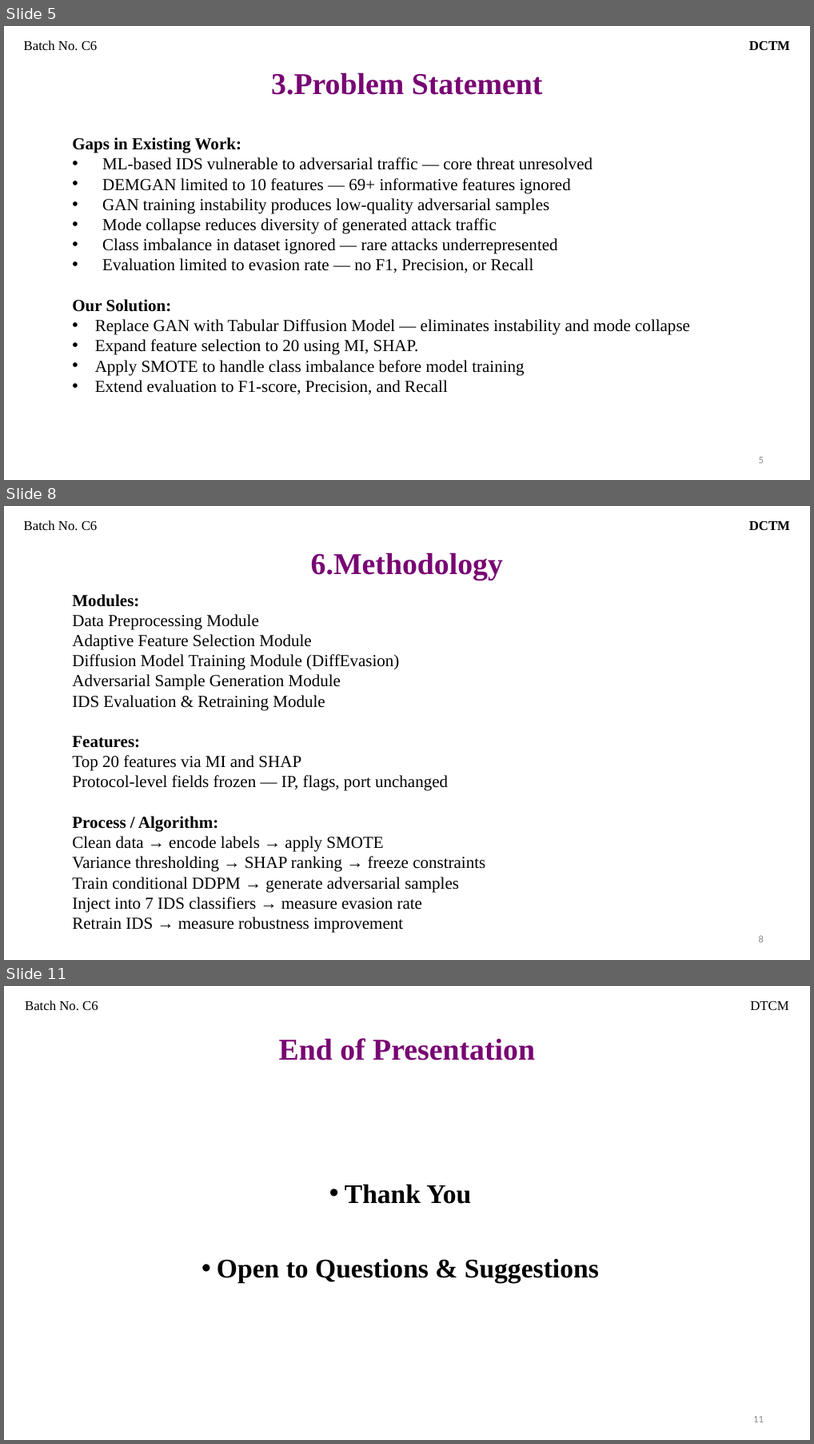
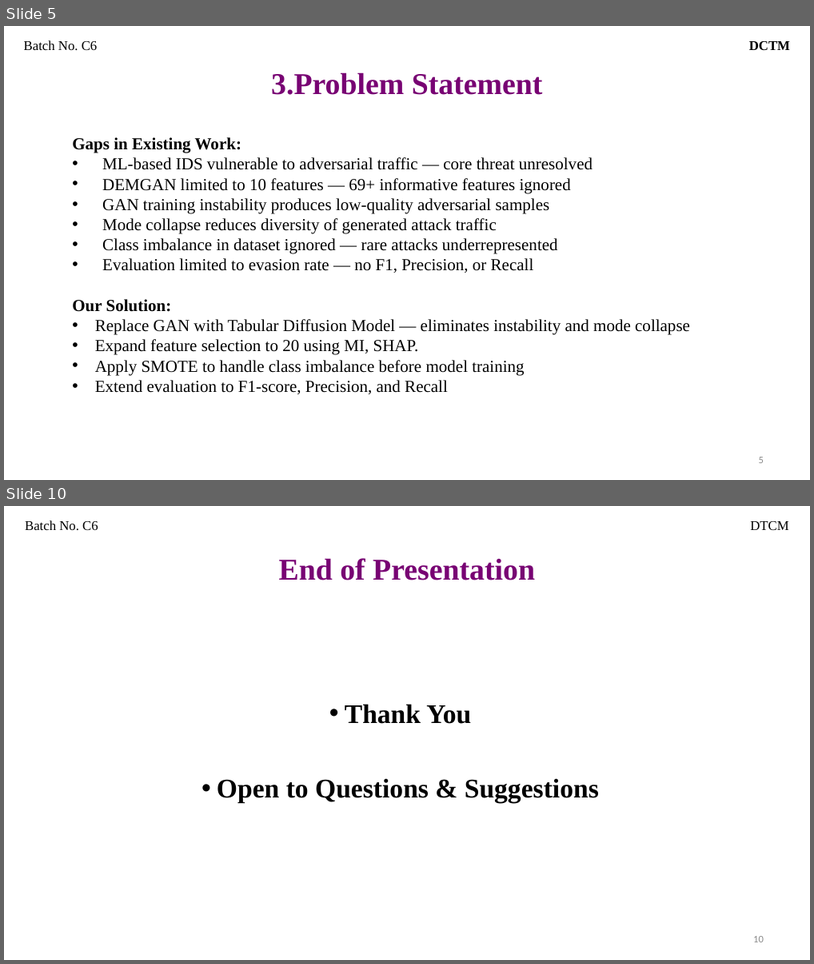
Before and after one commit to Thrinadh-25/DCTM, a slide deck: review 2/ppt main/review 2 c6 dctm.pptx. Shown one above the other, each under a label of ours: slides 5, 8 and 11 before the commit, slides 5 and 10 after it; the slides between them are not shown. The pictures are 814x1444 and 814x964 pixels, drawn with LibreOffice and Linux fonts; fonts in the diff are those of the drawing. Boxes give left, top, right and bottom in pixels: in the first picture for what was removed or moved away, otherwise in the second. Text is boxed around its words. In the diff, an @@ line names an element or a change of style, - is before the commit and + after.

```diff
--- a/review 2/ppt main/review 2 c6 dctm.pptx
+++ b/review 2/ppt main/review 2 c6 dctm.pptx
@@ slide 8 removed at [4, 506, 810, 960], background #FFFFFF @@
@@ text removed at [24, 520, 790, 531] @@
-Batch No. C6 DCTM
@@ title removed at [311, 552, 503, 580] @@
-6.Methodology
@@ text removed at [72, 594, 486, 932] @@
-Modules:
-Data Preprocessing Module
-Adaptive Feature Selection Module
-Diffusion Model Training Module (DiffEvasion)
-Adversarial Sample Generation Module
-IDS Evaluation & Retraining Module
-Features:
-Top 20 features via MI and SHAP
-Protocol-level fields frozen — IP, flags, port unchanged
-Process / Algorithm:
-Clean data → encode labels → apply SMOTE
-Variance thresholding → SHAP ranking → freeze constraints
-Train conditional DDPM → generate adversarial samples
-Inject into 7 IDS classifiers → measure evasion rate
-Retrain IDS → measure robustness improvement
@@ page number removed at [759, 935, 764, 942] @@
-8
@@ what was slide 11 is now slide 10 @@
@@ page number at [754, 936, 764, 942]: text changed @@
-11
+10
```
Also in this commit, not shown: 7 slides changed, 4 other files.
